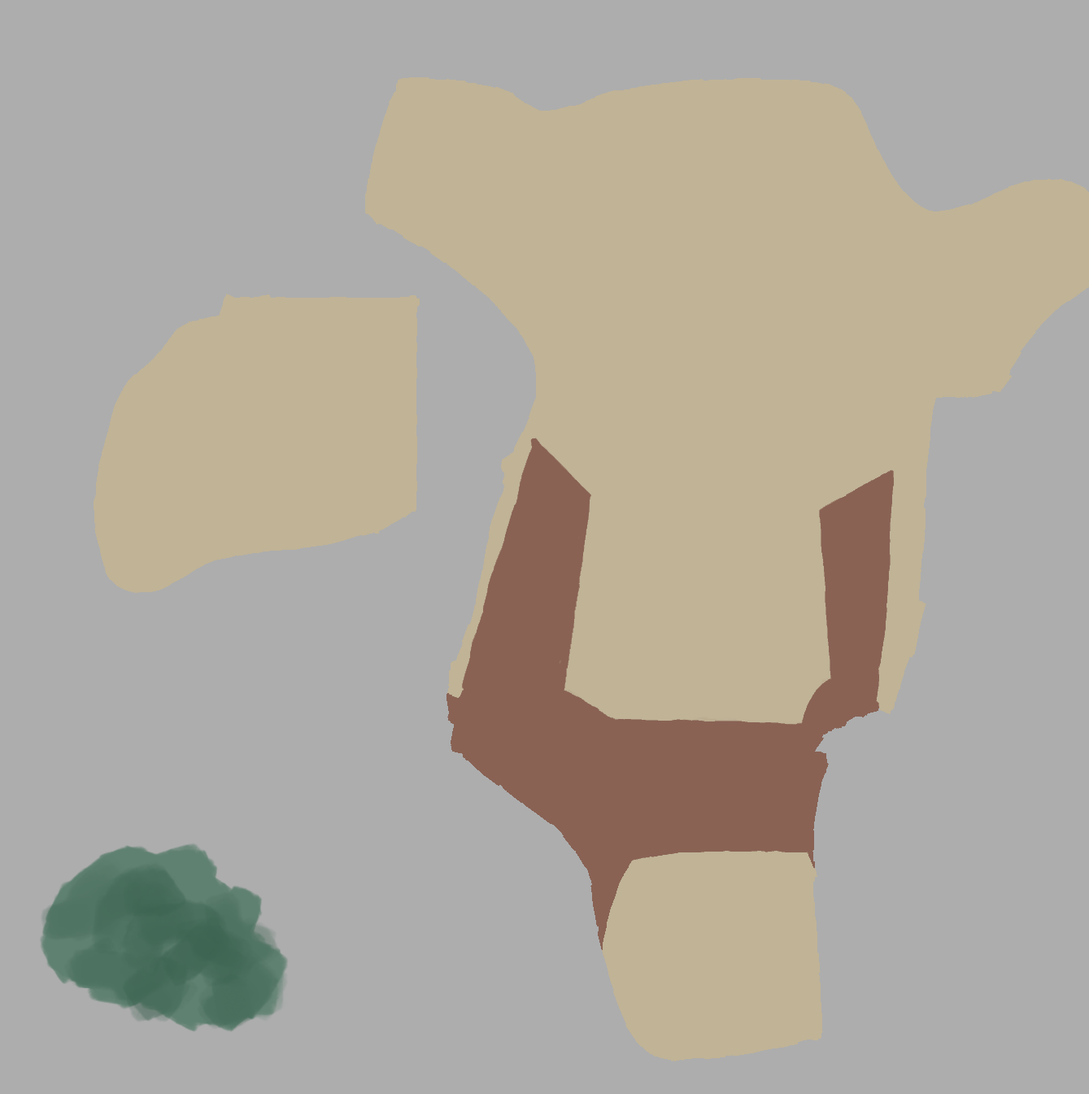
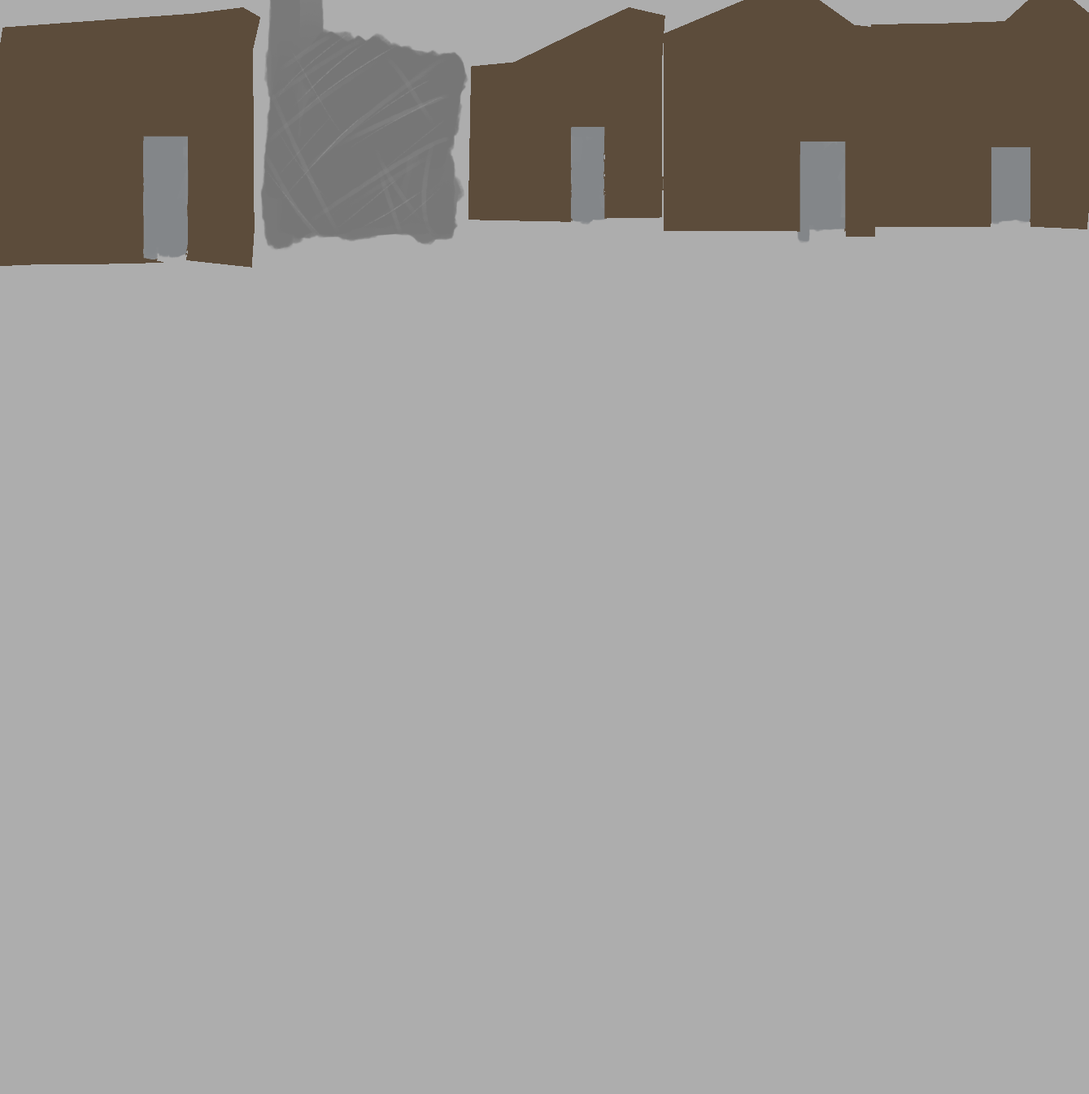
Layers edited between the first and the second w=1089, h=1094 image:
moved "Layer 1" into group "done" over [37, 77, 1089, 1062]
added layer "Layer 2" above "Background" over [0, 0, 1089, 268]
